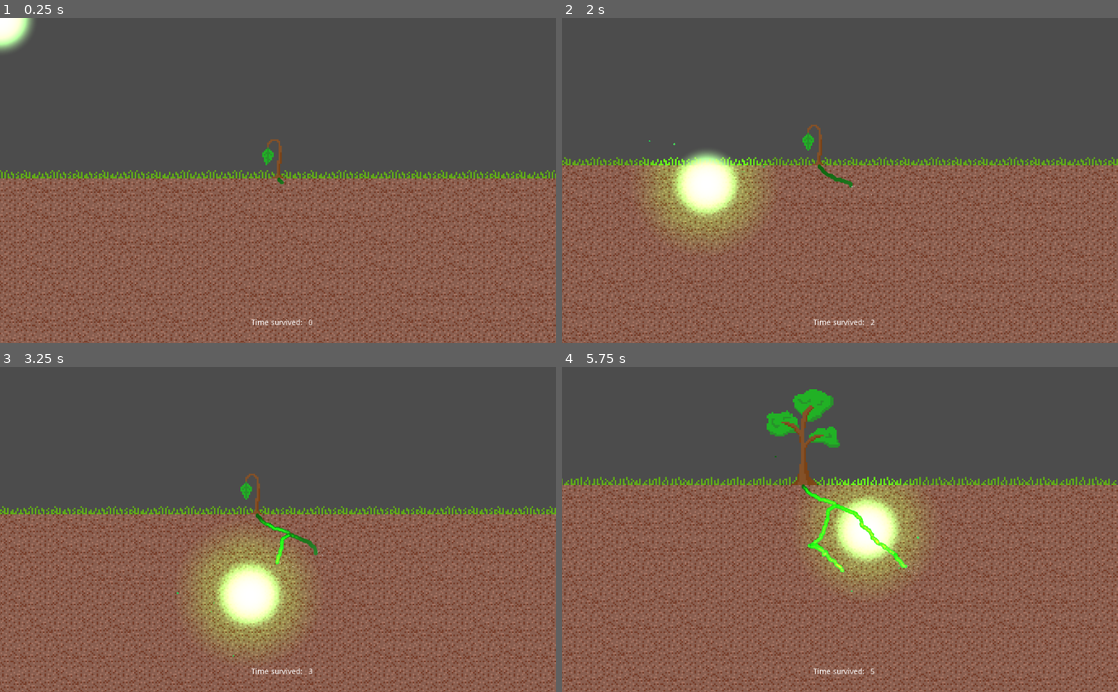
Above: before the commit, frames 1-4 (two rows, left to right).
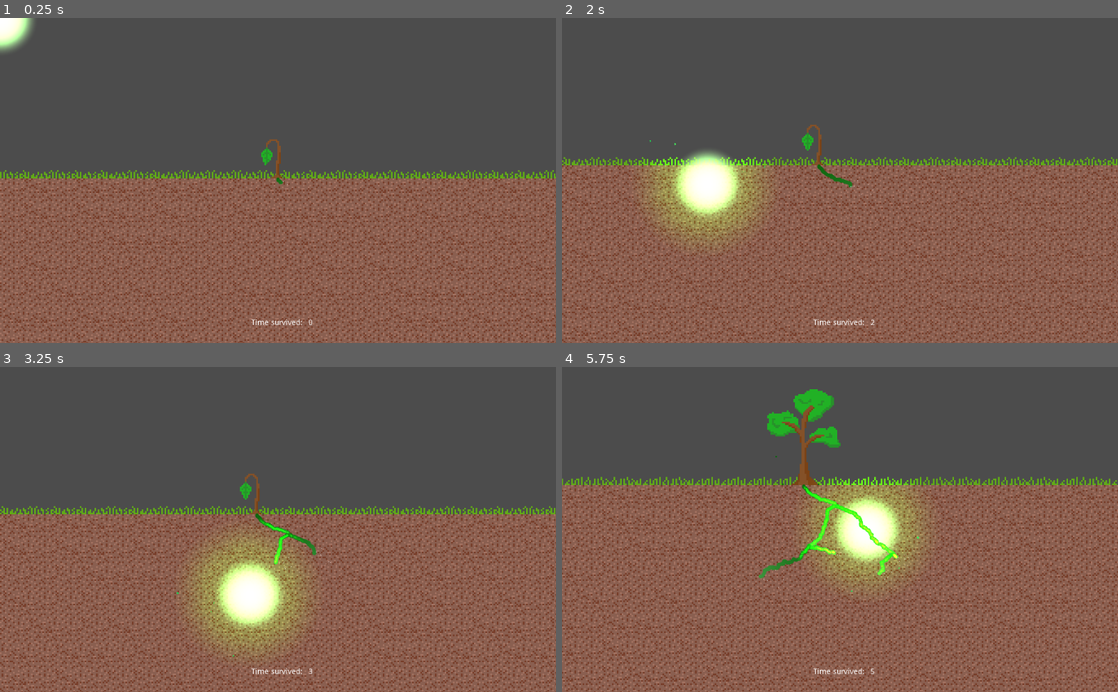
Above: after the commit, the same moments.

Repository: TaneliR/fgj2023
Game: Godot game, scene res://Scenes/TanelinScene.tscn
Two runs of this game, one before a commit and one after it. Both use one fixed random seed, a clock stepped at 60 frames per second and the inputs below. This scene is started directly instead of the project's main scene.
Inputs (mouse positions are in pixels of both pictures, inside the frame that each line leads up to):
- Up to frame 1 (0.25 s): no input
- Up to frame 2 (2 s): move the mouse to (962, 164) at 0.52 s; press the mouse at (962, 164) at 0.53 s; hold Up (ui_up) 0.53-1.28 s; move the mouse to (728, 196) at 1.27 s; release the mouse at (728, 196) at 1.28 s; hold Down (ui_down) from 1.28 s (still down); click (728, 196) at 1.35 s
- Up to frame 3 (3.25 s): move the mouse to (333, 458) at 2.02 s; release Down (ui_down) at 2.03 s; press the mouse at (333, 458) at 2.03 s; hold Up (ui_up) from 2.03 s (still down); move the mouse to (250, 594) at 2.77 s; release the mouse at (250, 594) at 2.78 s; click (250, 594) at 2.85 s
- Up to frame 4 (5.75 s): move the mouse to (1006, 578) at 3.52 s; release Up (ui_up) at 3.53 s; press the mouse at (1006, 578) at 3.53 s; hold Down (ui_down) from 3.53 s (still down); move the mouse to (834, 682) at 4.27 s; release the mouse at (834, 682) at 4.28 s; click (834, 682) at 4.35 s; move the mouse to (867, 529) at 5.02 s; press the mouse at (867, 529) at 5.03 s

The runs differ from the first frame. In frame 1, 12% of the frame differs, in the area x 0-100%, y 37-100%; in frame 2, 4.5%; in frame 3, 4.7%; in frame 4, 5.9%.

Commit message:
nyt juttuja

Diff:
--- a/Roots/Scripts/GameManager.gd
+++ b/Roots/Scripts/GameManager.gd
@@ -25,7 +25,7 @@
 	pass
 	#root.get_parent().remove_from_group("roots")
 
-func addRoot(position, direction, depth):
+func addRoot(position, globalPosition, direction, depth, rootNode):
 #	if get_tree().get_nodes_in_group("roots").size() < 20:
 
 	var newRoot = rootPrefab.instance()
@@ -37,7 +37,5 @@
 	newRoot2.position = position
 	newRoot.direction = direction + newDirection
 	newRoot2.direction = (direction + newDirection) / 2
-	add_child(newRoot)
-	add_child(newRoot2)
-	rootNodes.append(newRoot)
-	rootNodes.append(newRoot2)
+	rootNode.add_child(newRoot)
+	rootNode.add_child(newRoot2)
--- a/Roots/Scripts/PaavoCameraManagerScript.gd
+++ b/Roots/Scripts/PaavoCameraManagerScript.gd
@@ -27,8 +27,8 @@
 		var total_y = 0
 
 		for node in children:
-			total_x += node.position.x
-			total_y += node.position.y
+			total_x += node.global_position.x
+			total_y += node.global_position.y
 
 		var average_x = total_x / children.size()
 		var average_y = total_y / children.size()
--- a/Roots/Scripts/mole.gd
+++ b/Roots/Scripts/mole.gd
@@ -17,7 +17,7 @@
 	print(targets)
 	var randIndex = rng.randi_range(0, targets.size()-1)
 	var targetNode = targets[randIndex]
-	var target = Vector2(targetNode.position.x, targetNode.position.y)
+	var target = Vector2(targetNode.global_position.x, targetNode.global_position.y)
 	return target
 
 func take_damage():
--- a/Roots/Scripts/root.gd
+++ b/Roots/Scripts/root.gd
@@ -53,7 +53,7 @@
 
 func _on_Timer_timeout():
 	if (!finished):
-		self.get_parent().addRoot(rootHead.global_position, direction, nodeDepth)
+		get_node("/root/Node2D").addRoot(rootHead.position, rootHead.global_position, direction, nodeDepth, self)
 		finished = true
 		rootHead.get_child(2).emitting = false
 		rootHead.get_child(0).disabled = true
@@ -81,7 +81,7 @@
 	finished = true
 	timer.stop()
 
-	self.get_parent().removeRoot(self)
+	self.get_node("/root/Node2D").removeRoot(self)
 	rootHead.get_child(2).emitting = false
 	rootHead.get_child(0).disabled = true
 	rootHead.move_and_collide(Vector2() * 0)
